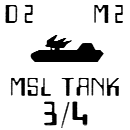
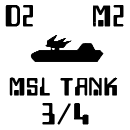
Comparing the layer stacks of the two 130x130 images. Changes:
added layer "Layer 1 copy" above "3/4" over 30, 22, 104, 62
added layer "3/4" above "MSL TANK" over 42, 103, 89, 125
added layer "MSL TANK" above "M2" over 9, 77, 118, 96
added layer "M2" above "D2" over 93, 5, 124, 27
added layer "D2" above "Layer 1" over 5, 5, 33, 27
hid "Layer 1", opacity 100% → 40% over 5, 4, 124, 128
